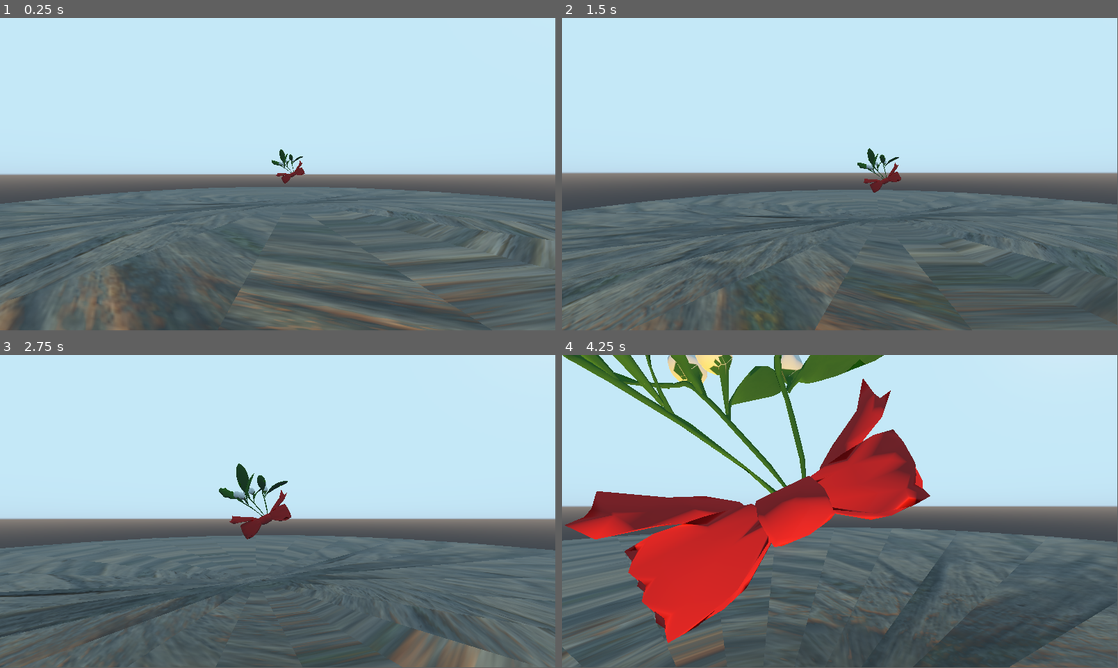
Above: before the commit, frames 1-4 (two rows, left to right).
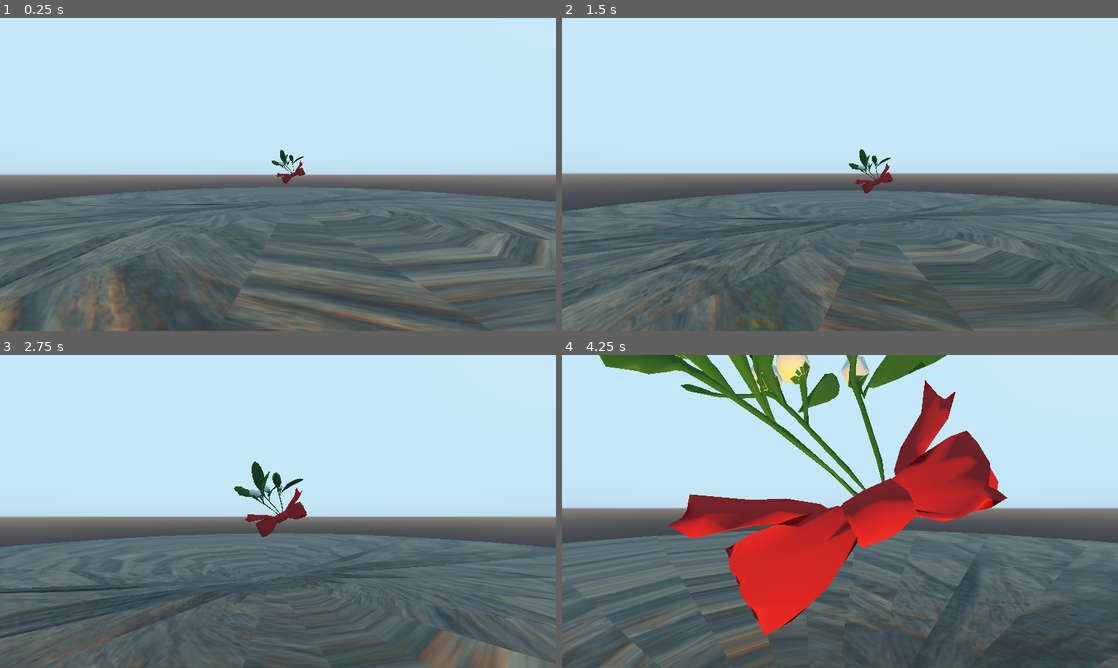
Above: after the commit, the same moments.

Repository: Keiron-Beadle/3TG_Nov_2022
Game: Godot game, scene res://FirstLevel.tscn
The game is run twice, just before and just after one commit, with the same random seed, the same clock (stepped at 60 frames per second) and the same inputs.
Inputs (mouse positions are in pixels of both pictures, inside the frame that each line leads up to):
- Up to frame 1 (0.25 s): no input
- Up to frame 2 (1.5 s): tap Enter at 0.5 s; move the mouse to (867, 171) at 0.52 s; hold W (forward) from 0.53 s (still down); click (867, 171) at 0.67 s; tap Space (jump) at 0.77 s; move the mouse to (812, 174) at 1.27 s
- Up to frame 3 (2.75 s): keep holding W (forward); tap Space (jump) at 1.52 s; move the mouse to (289, 505) at 2.02 s
- Up to frame 4 (4.25 s): keep holding W (forward); move the mouse to (834, 514) at 2.77 s; click (834, 514) at 2.92 s; tap Space (jump) at 3.02, 3.77 s; move the mouse to (878, 514) at 3.52 s
In our replay, the window is 799x449 before the commit and 800x450 after it. These sizes can differ from the game's own. Grey fills any space a smaller window leaves; there, only what the larger window draws over its background counts as a difference.

The runs differ from the first frame. In frame 1, 0.9% of the frame differs, in the area x 0-100%, y 42-100%; in frame 2, 3.6%; in frame 3, 6.6%; in frame 4, 37%, in the area x 0-100%, y 0-100%.

Commit message:
Final culls of angels are needed on collision box

Diff:
--- a/Game/FirstLevel.tscn
+++ b/Game/FirstLevel.tscn
@@ -61,7 +61,7 @@
 [sub_resource type="BoxShape" id=7]
 
 [sub_resource type="DynamicFont" id=11]
-size = 51
+size = 39
 outline_size = 1
 outline_color = Color( 0.847059, 0.0627451, 0.0627451, 1 )
 font_data = ExtResource( 19 )
@@ -74,7 +74,7 @@
 font_data = ExtResource( 19 )
 
 [sub_resource type="DynamicFont" id=13]
-size = 111
+size = 86
 outline_size = 1
 outline_color = Color( 0.0823529, 0.658824, 0.117647, 1 )
 font_data = ExtResource( 19 )
@@ -815,21 +815,23 @@
 visible = false
 margin_right = 40.0
 margin_bottom = 40.0
+size_flags_horizontal = 3
+size_flags_vertical = 3
 
 [node name="Velocity" type="Label" parent="TEXT"]
-margin_left = 937.0
-margin_top = 126.0
-margin_right = 1115.0
-margin_bottom = 173.0
+margin_left = 589.0
+margin_top = 99.0
+margin_right = 767.0
+margin_bottom = 146.0
 theme = SubResource( 12 )
 text = "0.0 m/s"
 script = ExtResource( 20 )
 
 [node name="TimeLeft" type="Label" parent="TEXT"]
-margin_left = 836.0
-margin_top = 15.0
-margin_right = 1218.0
-margin_bottom = 108.0
+margin_left = 473.0
+margin_top = 12.0
+margin_right = 855.0
+margin_bottom = 115.0
 rect_clip_content = true
 theme = SubResource( 10 )
 text = "3.00 s"
--- a/Game/Player_Controller.gd
+++ b/Game/Player_Controller.gd
@@ -15,12 +15,16 @@
 signal flash
 signal addTime
 
+var wave1
+var player_light
 var velocity = Vector3.ZERO
 var timedown = Timer.new()
 var restartTransform
 var restartVelocity
 
 func _ready():
+	player_light = get_node("/root/Spatial/Lights/PlayerLight")
+	wave1 = get_node("/root/Spatial/World/Angels/Wave1")
 	restartTransform = self.global_transform
 	restartVelocity = self.velocity
 
@@ -74,8 +78,7 @@
 		self.global_transform = restartTransform
 		self.velocity = restartVelocity
 
-	var point_light = get_node("/root/Spatial/Lights/PlayerLight")
-	point_light.transform.origin = transform.origin
+	player_light.transform.origin = transform.origin
 
 	#Collision detection
 	var slide_count = get_slide_count()
@@ -88,9 +91,8 @@
 			collision.collider.set_collision_layer(2)
 			emit_signal("addTime")
 		if collider_layer == 32:
-			var wave = get_node("/root/Spatial/World/Angels/Wave1")
-			wave.visible = true
-			for _i in wave.get_children():
+			wave1.visible = true
+			for _i in wave1.get_children():
 				_i.set_physics_process(true)
 			get_node("/root/Spatial/TEXT").visible = true
 			get_node("/root/Spatial/TEXT/TimeLeft").set_process(true)
--- a/Game/project.godot
+++ b/Game/project.godot
@@ -17,8 +17,8 @@
 
 [display]
 
-window/size/width=1920
-window/size/height=1080
+window/size/width=1280
+window/size/height=720
 
 [input]
 
Binary file changed: Game/Images/thing1.png
Binary file changed: Game/Images/thing2.png
Binary file changed: Game/Images/thing3.png
